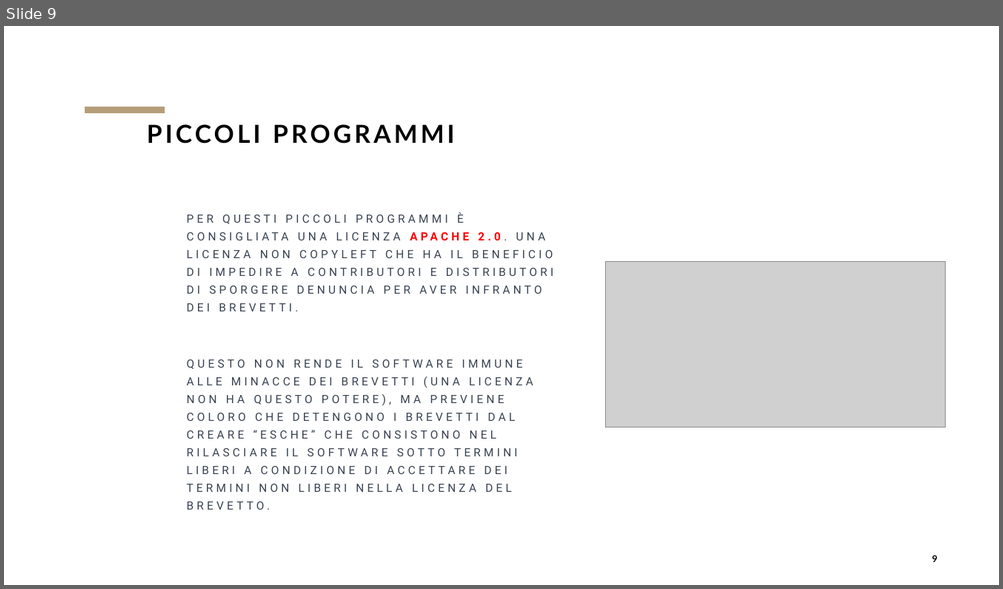
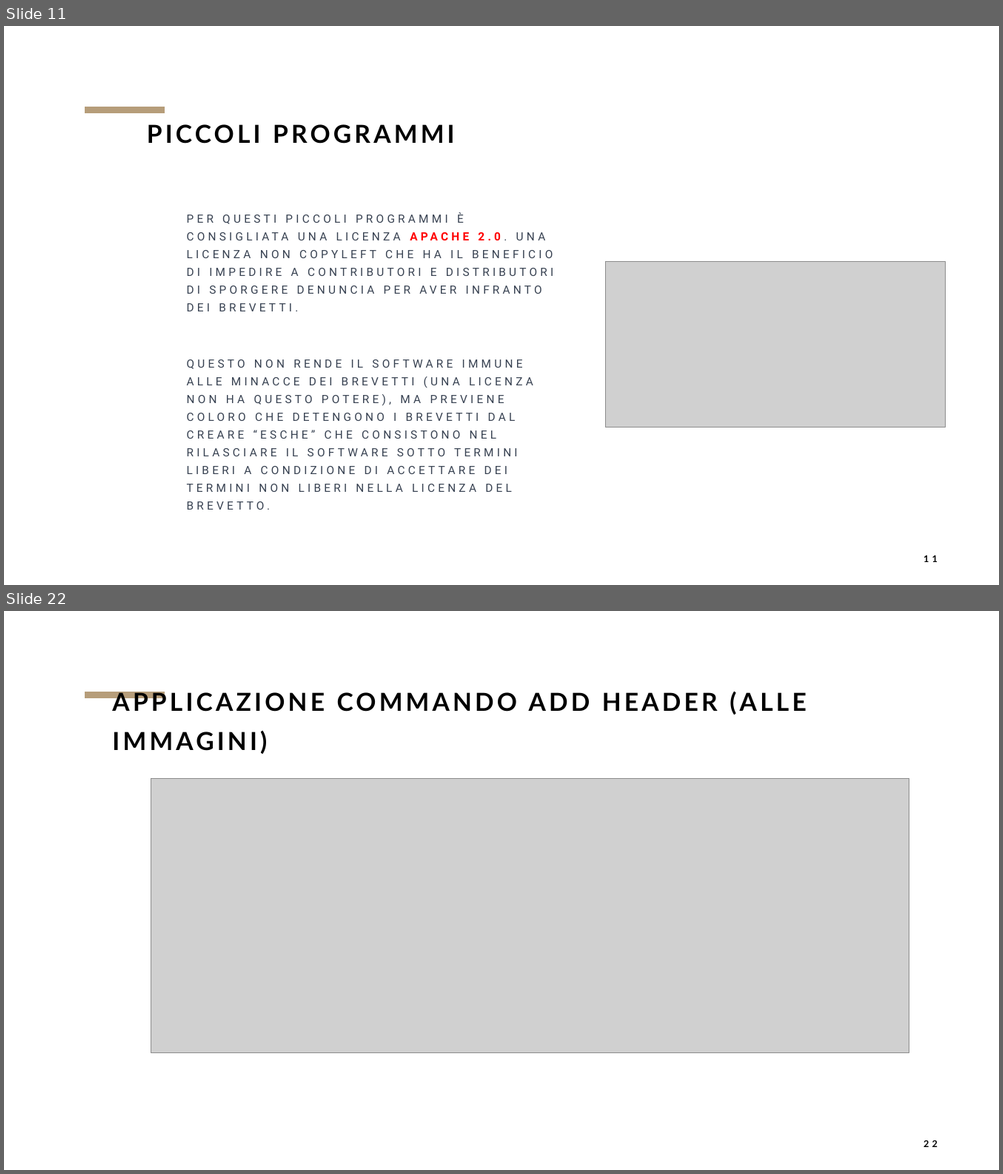
Before and after one commit to Dreadfulorca/esame, a slide deck: slide/opensource.pptx. Shown one above the other, each under a label of ours: slide 9 before the commit, slides 11 and 22 after it; the slides between them are not shown. The pictures are 1003x589 and 1003x1174 pixels, drawn with LibreOffice and Linux fonts; fonts in the diff are those of the drawing; grey boxes stand for pictures; background and template pictures are left out. Boxes give left, top, right and bottom in pixels: in the first picture for what was removed or moved away, otherwise in the second. Text is boxed around its words. In the diff, an @@ line names an element or a change of style, - is before the commit and + after.

```diff
--- a/slide/opensource.pptx
+++ b/slide/opensource.pptx
@@ slide 22 added at (4, 611, 999, 1170), background picture (left out); not listed: 1 template element that a slide beside it also shows @@
@@ subtitle added at (112, 692, 806, 754), 24 pt, text #000000, bold @@
+APPLICAZIONE COMMANDO ADD HEADER (ALLE IMMAGINI)
@@ picture added at (151, 778, 909, 1054) @@
@@ page number added at (923, 1140, 937, 1147), 9 pt, text #000000, bold @@
+22
@@ what was slide 9 is now slide 11 @@
@@ page number at (923, 556, 937, 562): text changed @@
-9
+11
```
Also in this commit, not shown: 7 slides changed, 14 other slides added, 1 other file.
